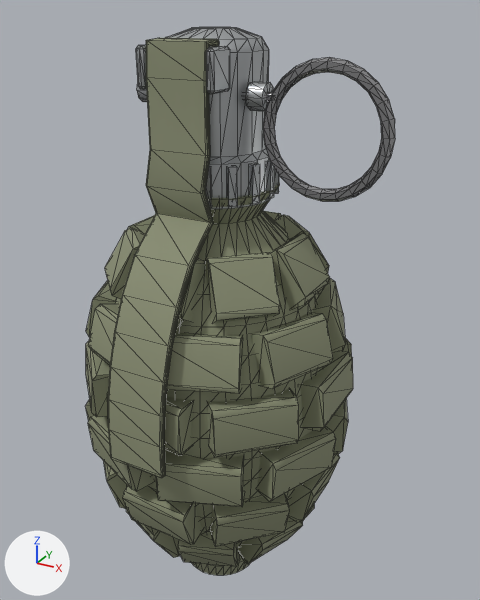
Before and after pictures for a commit that changed the glTF model assets/models/items/f1.glb.
The view is the same before and after, from a 50 mm lens placed at (0.0615, -0.1074, 0.0627), pointed at (0.0004, 0.0038, 0.0071). Arrows for +X, +Y and +Z are at lower left; the lights stay in place. The picture after the commit comes second. Mesh edges are drawn as thin lines. Vertices at exactly the same position are counted once.

Names of what the first picture shows: 'body', 'pin', 'spoon'.
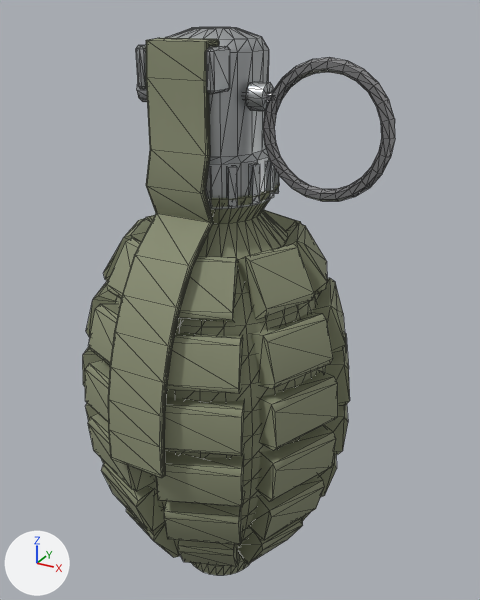
The newer file is also rescaled (x1.2) as a whole; pictures and numbers use the older file's frame.

Where the change shows, as pixel boxes [x1, y1, x2, y2] in the pictures (480 x 600 px; the box of a moved part takes in the faces that stretch with it):
'body', reshaped
    before: [85, 27, 353, 575]
    after: [83, 27, 350, 575]
part 1 of me_body, moved or reshaped
    before: [288, 454, 340, 522]
    after: [319, 454, 337, 497]
part 2 of me_body, moved or reshaped
    before: [104, 462, 128, 509]
    after: [101, 463, 165, 531]
part 3 of me_body, moved or reshaped
    before: [123, 486, 203, 545]
    after: [164, 501, 243, 545]
part 4 of me_body, moved or reshaped
    before: [210, 494, 290, 547]
    after: [249, 475, 325, 540]
part 5 of me_body, moved or reshaped
    before: [300, 351, 353, 431]
    after: [325, 333, 350, 405]
part 6 of me_body, moved or reshaped (not visible afterwards)
    before: [340, 338, 352, 356]
part 7 of me_body, moved or reshaped (not visible before)
    after: [83, 347, 103, 387]
part 8 of me_body, moved or reshaped
    before: [86, 341, 110, 417]
    after: [85, 360, 110, 422]
part 9 of me_body, moved or reshaped
    before: [107, 394, 193, 455]
    after: [164, 396, 245, 456]
part 10 of me_body, moved or reshaped
    before: [207, 389, 299, 458]
    after: [258, 371, 338, 451]
part 11 of me_body, moved or reshaped
    before: [270, 233, 330, 310]
    after: [284, 223, 327, 294]
part 12 of me_body, moved or reshaped
    before: [275, 215, 329, 273]
    after: [263, 210, 301, 231]
part 13 of me_body, moved or reshaped (not visible afterwards)
    before: [264, 211, 282, 221]
part 14 of me_body, moved or reshaped (mostly hidden before)
    before: [128, 215, 155, 234]
    after: [103, 218, 151, 281]
part 15 of me_body, moved or reshaped
    before: [105, 228, 145, 299]
    after: [107, 238, 141, 299]
part 16 of me_body, moved or reshaped
    before: [178, 258, 205, 322]
    after: [178, 256, 238, 322]
part 17 of me_body, moved or reshaped
    before: [205, 252, 280, 323]
    after: [238, 244, 314, 320]

The change, as a diff of the scene's bpy script:
```diff
--- a/assets/models/items/f1.glb.py
+++ b/assets/models/items/f1.glb.py
@@ me_body @@
 me_body.from_pydata(...)  # 1528 vertices, 2776 faces; spans x -0.0287..0.0287, y -0.0287..0.0287, z 0.0..0.119
 # used by ob_body; location = (-0.0032, 0.0008, -0.0595)
+# me_body part 1: the loose piece of 12 vertices spanning x 0.0189..0.0262, y -0.0073..0.0073, z 0.024..0.0345 is turned 22.5 degrees about the z axis through the mesh origin
+# me_body part 2: the loose piece of 12 vertices spanning x -0.0236..-0.0082, y -0.0236..-0.0082, z 0.024..0.0345 is turned 22.5 degrees about the z axis through the mesh origin
+# me_body part 3: the loose piece of 12 vertices spanning x -0.0073..0.0073, y -0.0262..-0.0189, z 0.024..0.0345 is turned 22.5 degrees about the z axis through the mesh origin
+# me_body part 4: the loose piece of 12 vertices spanning x 0.0082..0.0236, y -0.0236..-0.0082, z 0.024..0.0345 is turned 22.5 degrees about the z axis through the mesh origin
+# me_body part 5: the loose piece of 12 vertices spanning x 0.022..0.0277, y -0.0079..0.0079, z 0.0481..0.0578 is turned 22.5 degrees about the z axis through the mesh origin
+# me_body part 6: the loose piece of 12 vertices spanning x 0.01..0.0252, y 0.01..0.0252, z 0.0481..0.0578 is turned 22.5 degrees about the z axis through the mesh origin
+# me_body part 7: the loose piece of 12 vertices spanning x -0.0277..-0.022, y -0.0079..0.0079, z 0.0481..0.0578 is turned 22.5 degrees about the z axis through the mesh origin
+# me_body part 8: the loose piece of 12 vertices spanning x -0.0252..-0.01, y -0.0252..-0.01, z 0.0481..0.0578 is turned 22.5 degrees about the z axis through the mesh origin
+# me_body part 9: the loose piece of 12 vertices spanning x -0.0079..0.0079, y -0.0277..-0.022, z 0.0481..0.0578 is turned 22.5 degrees about the z axis through the mesh origin
+# me_body part 10: the loose piece of 12 vertices spanning x 0.01..0.0252, y -0.0252..-0.01, z 0.0481..0.0578 is turned 22.5 degrees about the z axis through the mesh origin
+# me_body part 11: the loose piece of 12 vertices spanning x 0.0124..0.0219, y -0.0057..0.0057, z 0.0707..0.0823 is turned 22.5 degrees about the z axis through the mesh origin
+# me_body part 12: the loose piece of 12 vertices spanning x 0.0047..0.0196, y 0.0047..0.0196, z 0.0707..0.0823 is turned 22.5 degrees about the z axis through the mesh origin
+# me_body part 13: the loose piece of 12 vertices spanning x -0.0057..0.0057, y 0.0124..0.0219, z 0.0707..0.0823 is turned 22.5 degrees about the z axis through the mesh origin
+# me_body part 14: the loose piece of 12 vertices spanning x -0.0219..-0.0124, y -0.0057..0.0057, z 0.0707..0.0823 is turned 22.5 degrees about the z axis through the mesh origin
+# me_body part 15: the loose piece of 12 vertices spanning x -0.0196..-0.0047, y -0.0196..-0.0047, z 0.0707..0.0823 is turned 22.5 degrees about the z axis through the mesh origin
+# me_body part 16: the loose piece of 12 vertices spanning x -0.0057..0.0057, y -0.0219..-0.0124, z 0.0707..0.0823 is turned 22.5 degrees about the z axis through the mesh origin
+# me_body part 17: the loose piece of 12 vertices spanning x 0.0047..0.0196, y -0.0196..-0.0047, z 0.0707..0.0823 is turned 22.5 degrees about the z axis through the mesh origin
 me_body.materials.append(mat_olive)
```
